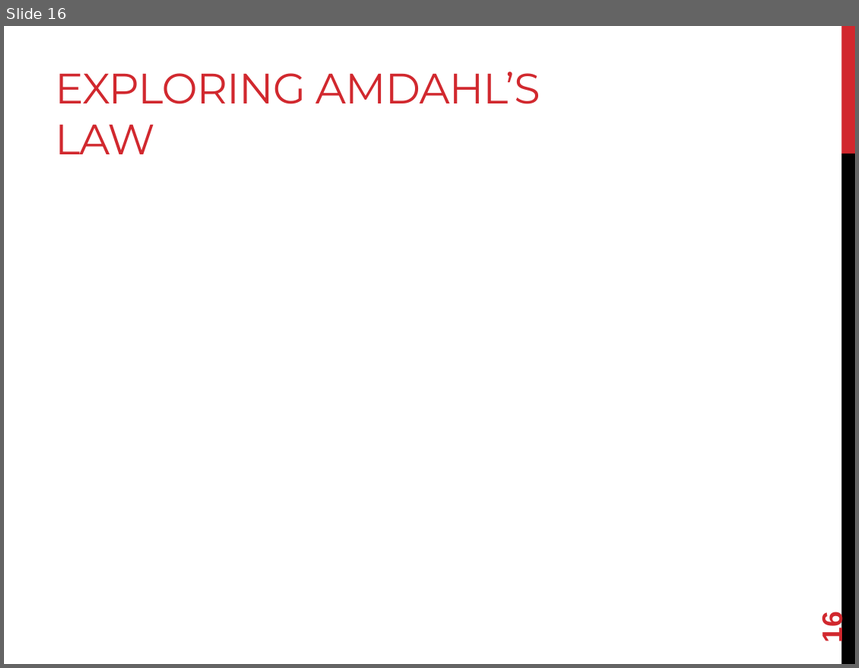
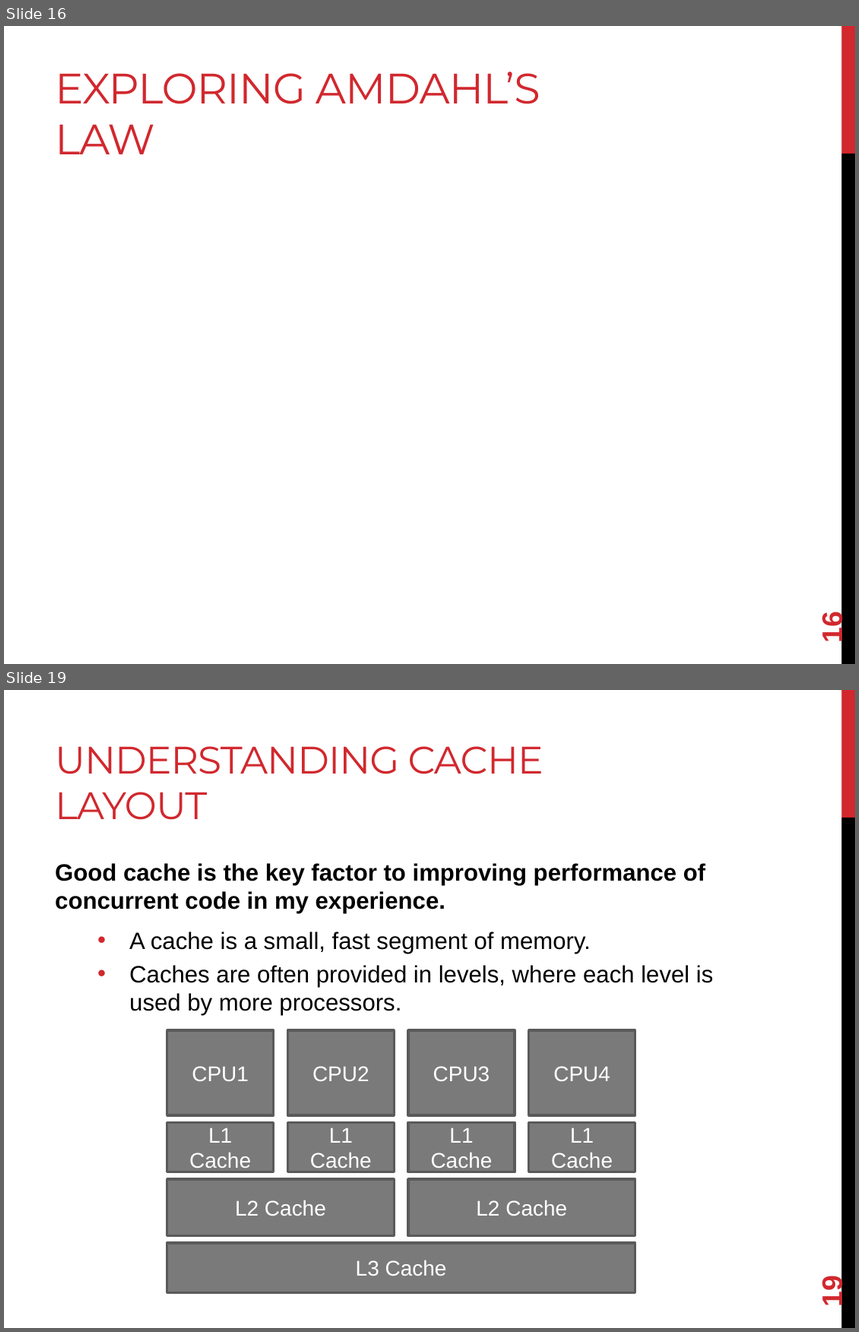
Before and after one commit to joshpeterson/DevelopingConcurrentSoftware, a slide deck: Lectures/Designing Concurrent Software/Designing Concurrent Software.pptx. Shown one above the other, each under a label of ours: slide 16 before the commit, slides 16 and 19 after it; the slides between them are not shown. The pictures are 859x668 and 859x1332 pixels, drawn with LibreOffice and Linux fonts; fonts in the diff are those of the drawing; grey boxes stand for pictures. Boxes give left, top, right and bottom in pixels: in the first picture for what was removed or moved away, otherwise in the second. Text is boxed around its words. In the diff, an @@ line names an element or a change of style, - is before the commit and + after.

Commit message:
Complete lecture on designing concurrent software.

```diff
--- a/Lectures/Designing Concurrent Software/Designing Concurrent Software.pptx
+++ b/Lectures/Designing Concurrent Software/Designing Concurrent Software.pptx
@@ slide 19 added at (4, 690, 855, 1328), background #FFFFFF; not listed: 2 template elements that a slide beside it also shows @@
@@ title added at (55, 746, 544, 820), 32.4 pt, text #D1282E @@
+UNDERSTANDING CACHE LAYOUT
@@ text added at (55, 863, 713, 1015), 20 pt, text #000000 @@
+Good cache is the key factor to improving performance of concurrent code in my experience.
+  • A cache is a small, fast segment of memory.
+  • Caches are often provided in levels, where each level is used by more processors.
@@ rectangle added at (167, 1030, 274, 1116), fill #7A7A7A, outline #5A5A5A 2.25 pt, 18 pt, text #FFFFFF @@
+CPU1
@@ rectangle added at (287, 1030, 394, 1116), fill #7A7A7A, outline #5A5A5A 2.25 pt, 18 pt, text #FFFFFF @@
+CPU2
@@ rectangle added at (408, 1030, 515, 1116), fill #7A7A7A, outline #5A5A5A 2.25 pt, 18 pt, text #FFFFFF @@
+CPU3
@@ rectangle added at (529, 1030, 636, 1116), fill #7A7A7A, outline #5A5A5A 2.25 pt, 18 pt, text #FFFFFF @@
+CPU4
@@ rectangle added at (167, 1122, 274, 1172), fill #7A7A7A, outline #5A5A5A 2.25 pt, 18 pt, text #FFFFFF @@
+L1 Cache
@@ rectangle added at (287, 1122, 394, 1172), fill #7A7A7A, outline #5A5A5A 2.25 pt, 18 pt, text #FFFFFF @@
+L1 Cache
@@ rectangle added at (408, 1122, 515, 1172), fill #7A7A7A, outline #5A5A5A 2.25 pt, 18 pt, text #FFFFFF @@
+L1 Cache
@@ rectangle added at (529, 1122, 636, 1172), fill #7A7A7A, outline #5A5A5A 2.25 pt, 18 pt, text #FFFFFF @@
+L1 Cache
@@ rectangle added at (167, 1179, 395, 1236), fill #7A7A7A, outline #5A5A5A 2.25 pt, 18 pt, text #FFFFFF @@
+L2 Cache
@@ rectangle added at (408, 1179, 636, 1236), fill #7A7A7A, outline #5A5A5A 2.25 pt, 18 pt, text #FFFFFF @@
+L2 Cache
@@ rectangle added at (167, 1243, 636, 1293), fill #7A7A7A, outline #5A5A5A 2.25 pt, 18 pt, text #FFFFFF @@
+L3 Cache
@@ page number added at (816, 1279, 848, 1306), 24 pt, text #D1282E, bold @@
+19
```
Also in this commit, not shown: 2 slides changed, 4 other slides added.
